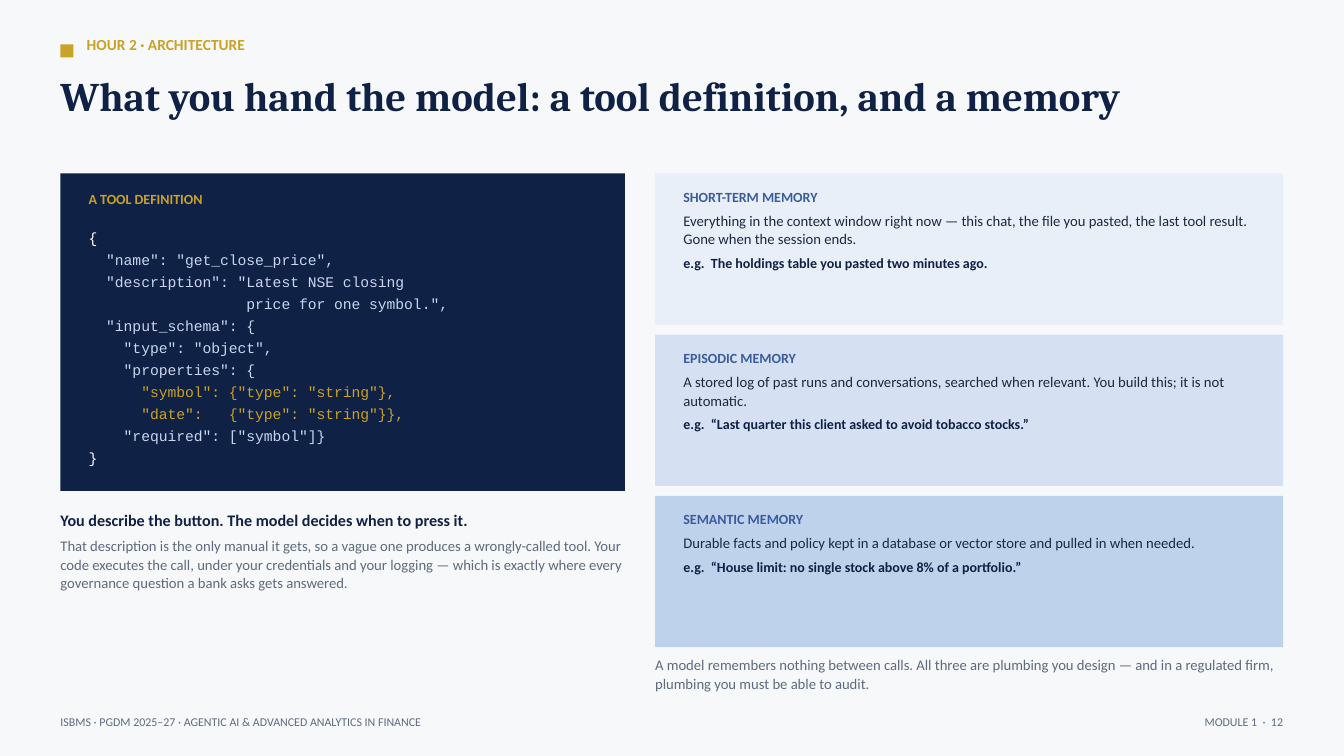
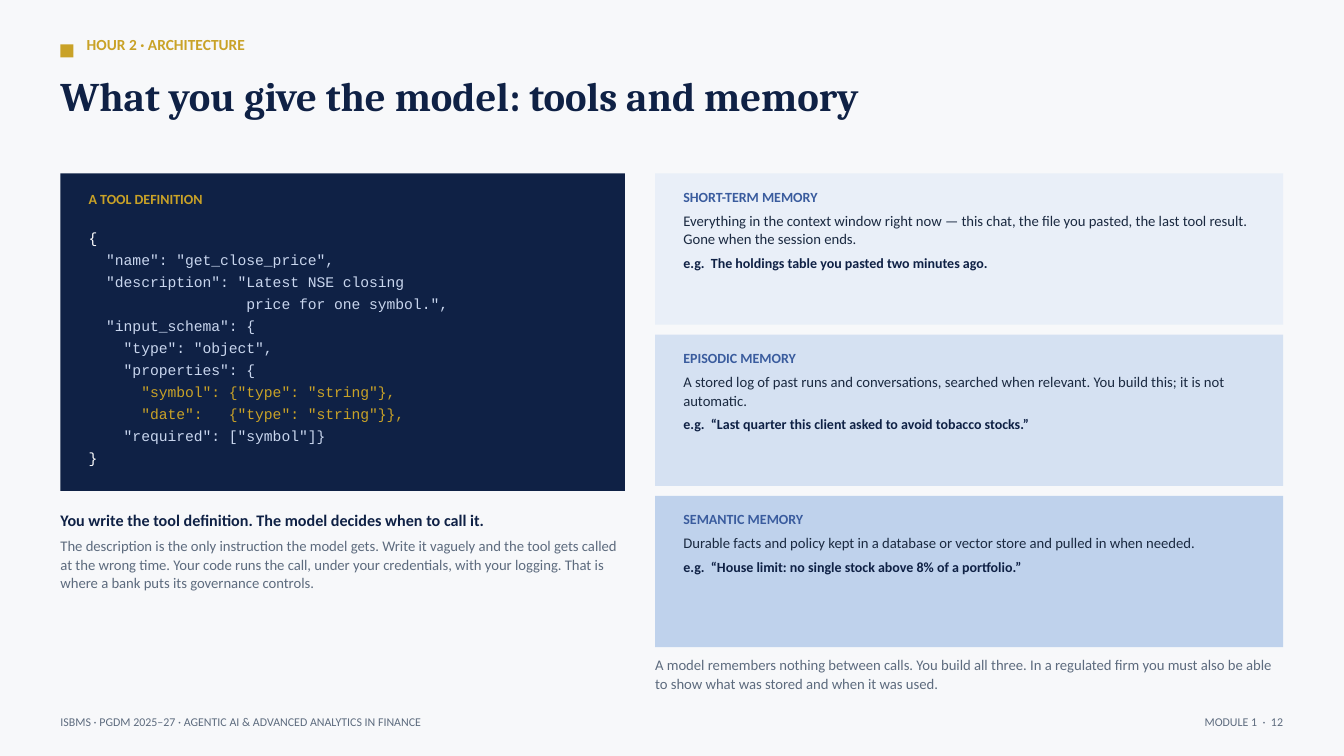
Before and after one commit to tejasgjadhav/AIFINANCE, a slide deck: slide 12 of slides/Module-01-Foundations-of-Agentic-AI.pptx. Drawn at 1344x756 pixels with LibreOffice and Linux fonts; fonts in the diff are those of the drawing. Boxes give left, top, right and bottom in pixels: in the first picture for what was removed or moved away, otherwise in the second. Text is boxed around its words. In the diff, an @@ line names an element or a change of style, - is before the commit and + after.

```diff
--- a/slides/Module-01-Foundations-of-Agentic-AI.pptx
+++ b/slides/Module-01-Foundations-of-Agentic-AI.pptx
@@ text at (60,82,858,120): text changed @@
-What you hand the model: a tool definition, and a memory
+What you give the model: tools and memory
@@ text at (60,514,617,591): text changed @@
-You describe the button. The model decides when to press it.
-That description is the only manual it gets, so a vague one produces a wrongly-called tool. Your code executes the call, under your credentials and your logging — which is exactly where every governance question a bank asks gets answered.
+You write the tool definition. The model decides when to call it.
+The description is the only instruction the model gets. Write it vaguely and the tool gets called at the wrong time. Your code runs the call, under your credentials, with your logging. That is where a bank puts its governance controls.
@@ text at (655,660,1271,689): text changed @@
-A model remembers nothing between calls. All three are plumbing you design — and in a regulated firm, plumbing you must be able to audit.
+A model remembers nothing between calls. You build all three. In a regulated firm you must also be able to show what was stored and when it was used.
```
Also in this commit, not shown: 12 other slides changed, 3 other files.
